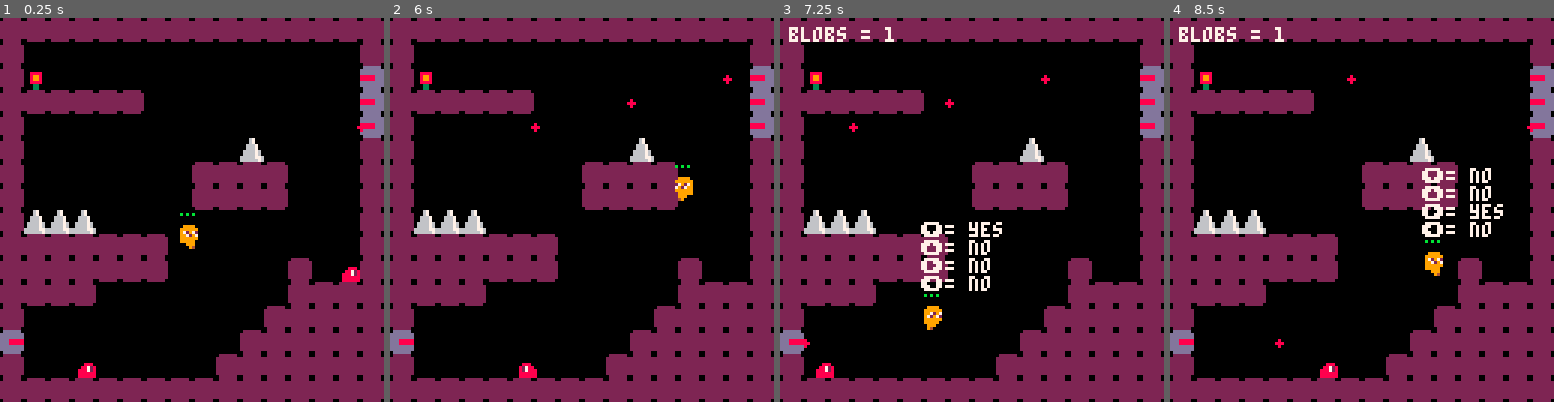
Above: before the commit, frames 1-4 (left to right).
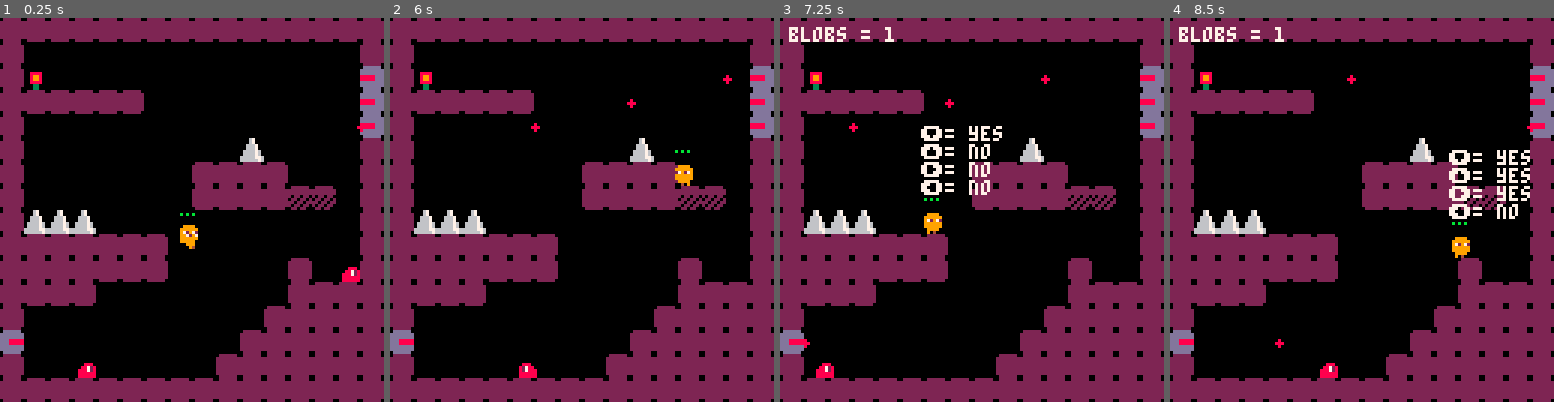
Above: after the commit, the same moments.

Repository: miglitopictures/blobson
Game: PICO-8 cartridge src/blobson.p8
The game is run twice, just before and just after one commit, with the same random seed, the same clock (stepped at 60 frames per second) and the same inputs.
Inputs:
- Up to frame 1 (0.25 s): no input
- Up to frame 2 (6 s): tap O (Z key) at 0.33, 0.7, 1.43, 2.22, 3.1, 3.98, 4.87, 5.75 s; tap X (X key) at 1.07, 2.07, 2.4, 2.73, 3.07, 3.4, 3.73, 4.07, 4.4, 4.73, 5.07, 5.4, 5.73 s; hold Left 1.97-2.37 s; hold Right 2.87-3.53 s; hold Up 3.58-4.08 s; hold Right 4.13-4.53 s; hold Left 5.13-5.8 s; hold Up from 5.85 s (still down)
- Up to frame 3 (7.25 s): tap X (X key) every 0.33 s from 6.07 to 7.07 s; release Up at 6.18 s; hold Left 6.23-6.63 s; tap O (Z key) at 6.63 s; hold Right from 7.13 s (still down)
- Up to frame 4 (8.5 s): tap X (X key) every 0.33 s from 7.4 to 8.4 s; tap O (Z key) at 7.52, 8.4 s; release Right at 7.8 s; hold Up 7.85-8.35 s; hold Right from 8.4 s (still down)

The runs differ from the first frame. In frame 1, 0.6% of the frame differs, in the area x 75-88%, y 43-50%; in frame 2, 0.8%; in frame 3, 3.5%, in the area x 36-88%, y 28-82%; in frame 4, 3.2%.

Commit message:
luts for flags and tiles

Diff:
--- a/src/blobson.p8
+++ b/src/blobson.p8
@@ -9,7 +9,8 @@
 #include utils/camera.lua
 #include utils/collisions.lua
 #include entities/player.lua
-#include entities/enemies.lua
+#include entities/enemies/shooters.lua
+#include entities/enemies/blobs.lua
 #include gameloop.lua
 __gfx__
 00000000000000000000000000000000009999000099990000000000009999000099990000000000000000000000000000000000000000000000000000000000
@@ -217,7 +218,7 @@
 4000000000000000000000000000007100000000000000000000000000000000000000000000000000000000000000000000000000000000000000000000000000000000000000000000000000000000000000000000000000000000000000000000000000000000000000000000000000000000000000000000000000000000
 400000000000000000005f000000004000000000000000000000000000000000000000000000000000000000000000000000000000000000000000000000000000000000000000000000000000000000000000000000000000000000000000000000000000000000000000000000000000000000000000000000000000000000
 4000000000000000404040400000004000000000000000000000000000000000000000000000000000000000000000000000000000000000000000000000000000000000000000000000000000000000000000000000000000000000000000000000000000000000000000000000000000000000000000000000000000000000
-4000000000000000404040400000004000000000000000000000000000000000000000000000000000000000000000000000000000000000000000000000000000000000000000000000000000000000000000000000000000000000000000000000000000000000000000000000000000000000000000000000000000000000
+4000000000000000404040404141004000000000000000000000000000000000000000000000000000000000000000000000000000000000000000000000000000000000000000000000000000000000000000000000000000000000000000000000000000000000000000000000000000000000000000000000000000000000
 405f5f5f00000000000000000000004000000000000000000000000000000000000000000000000000000000000000000000000000000000000000000000000000000000000000000000000000000000000000000000000000000000000000000000000000000000000000000000000000000000000000000000000000000000
 4040404040404000000000000030004000000000000000000000000000000000000000000000000000000000000000000000000000000000000000000000000000000000000000000000000000000000000000000000000000000000000000000000000000000000000000000000000000000000000000000000000000000000
 4040404040404000000000004000004000000000000000000000000000000000000000000000000000000000000000000000000000000000000000000000000000000000000000000000000000000000000000000000000000000000000000000000000000000000000000000000000000000000000000000000000000000000
--- a/src/entities/enemies.lua
+++ /dev/null
@@ -1,141 +0,0 @@
-function init_blobs()
-	blobs = {}
-	--check map for blobs
-	for i=0,15 do
-		for j=0, 15 do
-			tile = mget(i,j)
-			if tile == 48 then
-				mset(i,j,0)
-				add(blobs, {
-					sp = 48,
-					x = i*8,
-					y = j*8,
-					dx = 1,
-					dy = 0,
-					w=8,
-					h=8,
-					flp=false,
-					landed=true,
-					falling=false,
-				})
-			end
-		end
-	end
-
-end
-
-function update_blobs()
-
-
-
-	for b in all(blobs) do
-		b.dy=b.dy+gravity
-
-		if collide_map(b,"right",0) or collide_map(b,"left",0)  then
-			b.dx*=-1
-		end
-
-		if	collide_map(b,"down",0)  then
-			b.landed=true
-			b.falling=false
-			b.dy=0
-			-- snap to tile
-			b.y=b.y-(((b.y+b.h+1)%8)-1)
-		end
-
-		b.y+=b.dy
-		b.x+=b.dx
-	end
-end
-
-function animate_blob()
-	for b in all(blobs) do
-		if b.dx > 0 then
-			b.flp=false
-		else
-			b.flp=true
-		end
-	end
-end
-
-function draw_blobs()
-	for b in all(blobs) do
-		spr(b.sp, b.x,b.y, 1,1,b.flp)
-	end
-end
-
-
---shooters
-
-function init_shooters()
-	bullets = {}
-	shooters = {}
-	--check map for blobs
-	for i=0,15 do
-		for j=0, 15 do
-			tile = mget(i,j)
-			if tile == 112 then
-			--mset(i,j,0)
-				add(shooters, {
-					sp = 112,
-					dir=1,
-					flp=false,
-					x = i*8,
-					y = j*8,
-				})
-			end
-			if tile == 113 then
-			--mset(i,j,0)
-				add(shooters, {
-					sp = 112,
-					dir=-1,
-					flp=true,
-					x = i*8,
-					y = j*8,
-				})
-			end
-		end
-	end
-
-end
-
-ct = 0
-function update_shooters()
-	for s in all(shooters) do
-		if ct > 30 then
-			add(bullets, {
-				x=s.x+4,
-				y=s.y+4,
-				dx=s.dir*4,
-				life=160,
-			})
-			ct=0
-		end
-		ct+=1
-	end
-
-	for b in all(bullets) do
-		b.x+=b.dx
-		b.life-=1
-		t = mget(b.x/8,b.y/8)
-		if b.life <= 0 or not (t==0 or t==112 or t==113) then
-			del(bullets, b)
-		end
-	end
-
-end
-
-function animate_shooters()
-
-end
-
-function draw_shooters()
-
-	for s in all(shooters) do
-		spr(s.sp, s.x,s.y, 1,1,s.flp)
-	end
-
-	for b in all(bullets) do
-		circfill(b.x,b.y,1,8)
-	end
-end
--- /dev/null
+++ b/src/entities/enemies/blobs.lua
@@ -0,0 +1,65 @@
+function init_blobs()
+	blobs = {}
+	--check map for blobs
+	for i=0,15 do
+		for j=0, 15 do
+			tile = mget(i,j)
+			if tile == tiles.blob then
+				mset(i,j,0)
+				add(blobs, {
+					sp = tiles.blob,
+					x = i*8,
+					y = j*8,
+					dx = 1,
+					dy = 0,
+					w=8,
+					h=8,
+					flp=false,
+					landed=true,
+					falling=false,
+				})
+			end
+		end
+	end
+
+end
+
+function update_blobs()
+
+
+
+	for b in all(blobs) do
+		b.dy=b.dy+gravity
+
+		if collide_map(b,"right",flag.solid_down) or collide_map(b,"left",flag.solid_down)  then
+			b.dx*=-1
+		end
+
+		if	collide_map(b,"down",flag.solid_down)  then
+			b.landed=true
+			b.falling=false
+			b.dy=0
+			-- snap to tile
+			b.y=b.y-(((b.y+b.h+1)%8)-1)
+		end
+
+		b.y+=b.dy
+		b.x+=b.dx
+	end
+end
+
+function animate_blob()
+	for b in all(blobs) do
+		if b.dx > 0 then
+			b.flp=false
+		else
+			b.flp=true
+		end
+	end
+end
+
+function draw_blobs()
+	for b in all(blobs) do
+		spr(b.sp, b.x,b.y, 1,1,b.flp)
+	end
+end
--- /dev/null
+++ b/src/entities/enemies/shooters.lua
@@ -0,0 +1,74 @@
+--shooters
+
+function init_shooters()
+	bullets = {}
+	shooters = {}
+	--check map for blobs
+	for i=0,15 do
+		for j=0, 15 do
+			tile = mget(i,j)
+			if tile == tiles.shooter_right then
+			--mset(i,j,0)
+				add(shooters, {
+					sp = tiles.shooter_right,
+					dir=1,
+					flp=false,
+					x = i*8,
+					y = j*8,
+				})
+			end
+			if tile == tiles.shooter_left then
+			--mset(i,j,0)
+				add(shooters, {
+					sp = tiles.shooter_right, -- flipped sprite
+					dir=-1,
+					flp=true,
+					x = i*8,
+					y = j*8,
+				})
+			end
+		end
+	end
+
+end
+
+ct = 0
+function update_shooters()
+	for s in all(shooters) do
+		if ct > 30 then
+			add(bullets, {
+				x=s.x+4,
+				y=s.y+4,
+				dx=s.dir*4,
+				life=160,
+			})
+			ct=0
+		end
+		ct+=1
+	end
+
+	for b in all(bullets) do
+		b.x+=b.dx
+		b.life-=1
+		t = mget(b.x/8,b.y/8)
+		if b.life <= 0 or not (t == tiles.empty or t == tiles.shooter_right or t == tiles.shooter_left) then
+			del(bullets, b)
+		end
+	end
+
+end
+
+function animate_shooters()
+
+end
+
+function draw_shooters()
+
+	for s in all(shooters) do
+		spr(s.sp, s.x,s.y, 1,1,s.flp)
+	end
+
+	for b in all(bullets) do
+		circfill(b.x,b.y,1,8)
+	end
+end
--- a/src/entities/player.lua
+++ b/src/entities/player.lua
@@ -78,7 +78,7 @@
 
 			p.dy=limit(p.dy,p.max_dy)
 
-			if collide_map(p,"down",0) then
+			if collide_map(p,"down",flag.solid_down) then
 				p.landed=true
 				p.falling=false
 				p.dy=0
@@ -92,7 +92,7 @@
 
 			end
 
-			if collide_map(p,"down",7) and p.mortal then
+			if collide_map(p,"down",flag.spike) and p.mortal then
 				p.lives-=1
 				p.mortal=false
 				set_event(10, function() p.mortal = true end)
@@ -107,7 +107,7 @@
 			p.jumping=true
 			p.running = false
 			p.landed=false
-			if collide_map(p,"up",1) then
+			if collide_map(p,"up",flag.solid_up) then
 				p.dy=0
 				--------test----------
 				collide_u="yes"
@@ -121,14 +121,14 @@
 
 			p.dx=limit(p.dx,p.max_dx)
 
-			if collide_map(p,"left",1) then
+			if collide_map(p,"left",flag.solid_up) then
 				p.dx=0
 				--------test----------
 				collide_l="yes"
 				----------------------
 			end
 			collide_r="no"
-			if collide_map(p,"left",7) and p.mortal then
+			if collide_map(p,"left", flag.spike) and p.mortal then
 				p.lives-=1
 				p.mortal=false
 				set_event(10, function() p.mortal = true end)
@@ -142,7 +142,7 @@
 
 			p.dx=limit(p.dx,p.max_dx)
 
-			if collide_map(p,"right",1) then
+			if collide_map(p,"right",flag.solid_up) then
 				p.dx=0
 				--------test----------
 				collide_r="yes"
@@ -151,7 +151,7 @@
 
 			collide_l="no"
 
-			if collide_map(p,"right",7) and p.mortal then
+			if collide_map(p,"right", flag.spike) and p.mortal then
 				p.lives-=1
 				p.mortal=false
 				set_event(10, function() p.mortal = true end)
--- a/src/gameloop.lua
+++ b/src/gameloop.lua
@@ -1,13 +1,28 @@
+debug=false
+simple_camera=false
+
+map_start = 0
+map_end = 1024
+
+-- look-up tables
+flag = {
+    solid_down = 0,
+    solid_up = 1,
+    spike = 7,
+}
+
+tiles = {
+    empty = 0,
+    blob = 48,
+    shooter_right = 112,
+    shooter_left = 113,
+}
+
 function _init()
-    debug=false
-
-    simple_camera=false
     -- contants
     gravity=0.3
     friction=0.9
 
-    map_start = 0
-    map_end = 1024
 
     -- reload map to initial state in memory
 	reload(0x2000, 0x2000, 0x1000)
